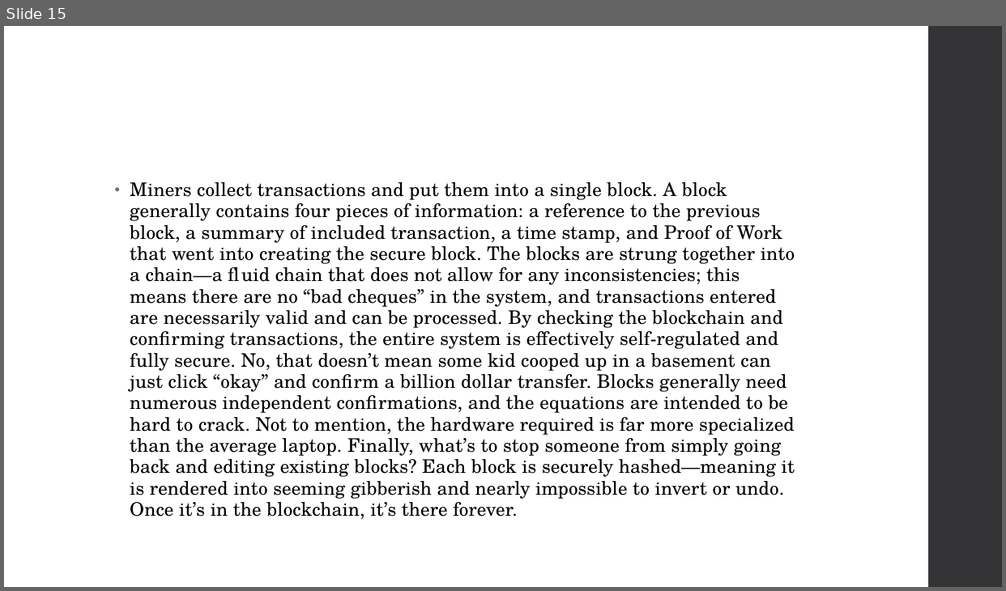
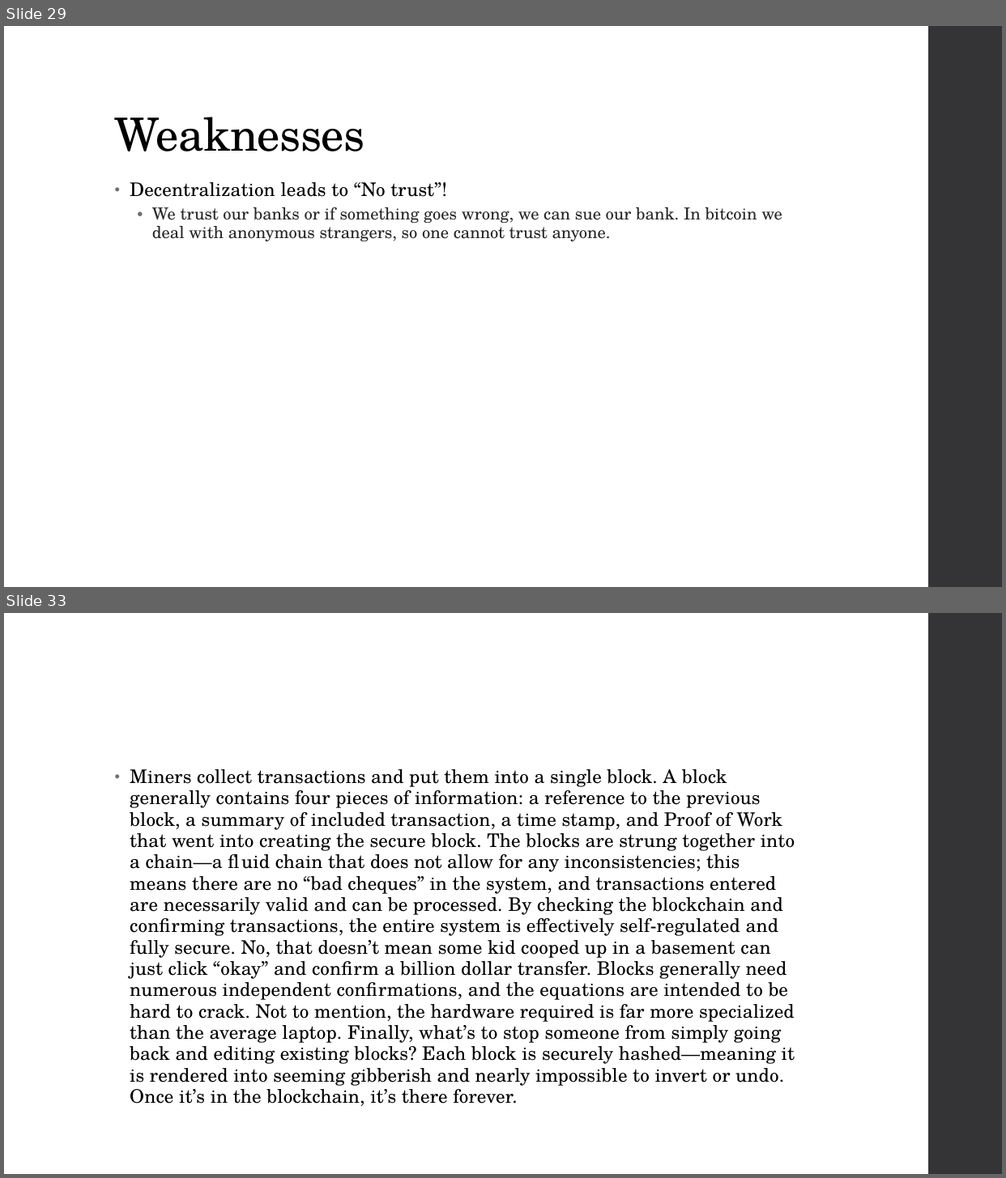
Before and after one commit to niravaga/CS-6650-BSDS-Assignment-3, a slide deck: BlockChain/BlockChain.pptx. Shown one above the other, each under a label of ours: slide 15 before the commit, slides 29 and 33 after it; the slides between them are not shown. The pictures are 1006x591 and 1006x1178 pixels, drawn with LibreOffice and Linux fonts; fonts in the diff are those of the drawing. Boxes give left, top, right and bottom in pixels: in the first picture for what was removed or moved away, otherwise in the second. Text is boxed around its words. In the diff, an @@ line names an element or a change of style, - is before the commit and + after.

```diff
--- a/BlockChain/BlockChain.pptx
+++ b/BlockChain/BlockChain.pptx
@@ slide 29 added at <box>4,26,1002,587</box>, background #FFFFFF; not listed: 1 template element that a slide beside it also shows @@
@@ title added at <box>115,117,365,152</box>, 44 pt, text #000000 @@
+Weaknesses
@@ text added at <box>130,182,782,241</box>, 16 pt, text #262626 @@
+• Decentralization leads to “No trust”!
+  • We trust our banks or if something goes wrong, we can sue our bank. In bitcoin we deal with anonymous strangers, so one cannot trust anyone.
@@ what was slide 15 is now slide 33 @@
```
Also in this commit, not shown: 6 slides changed, 16 other slides added.
